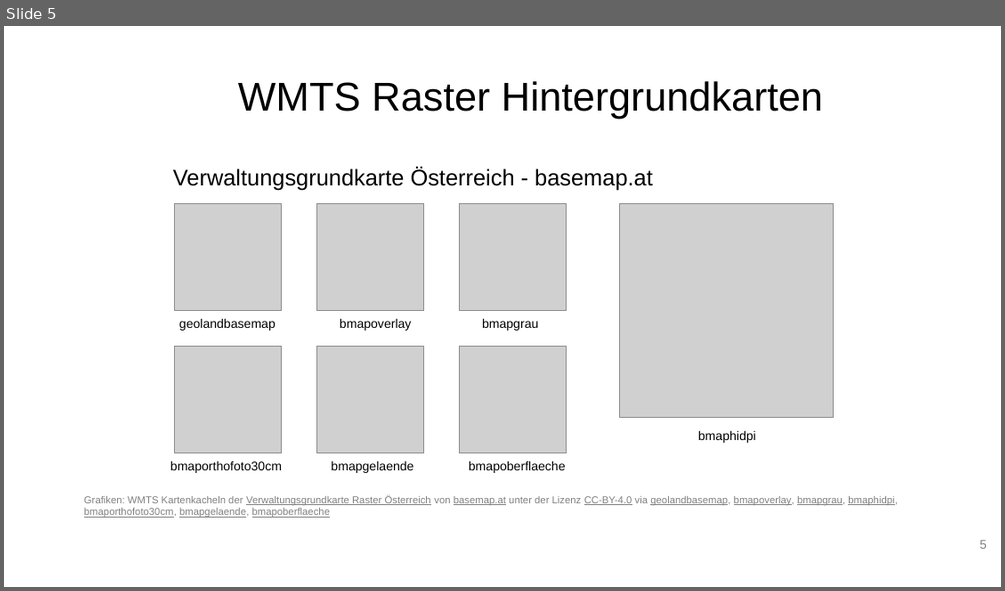
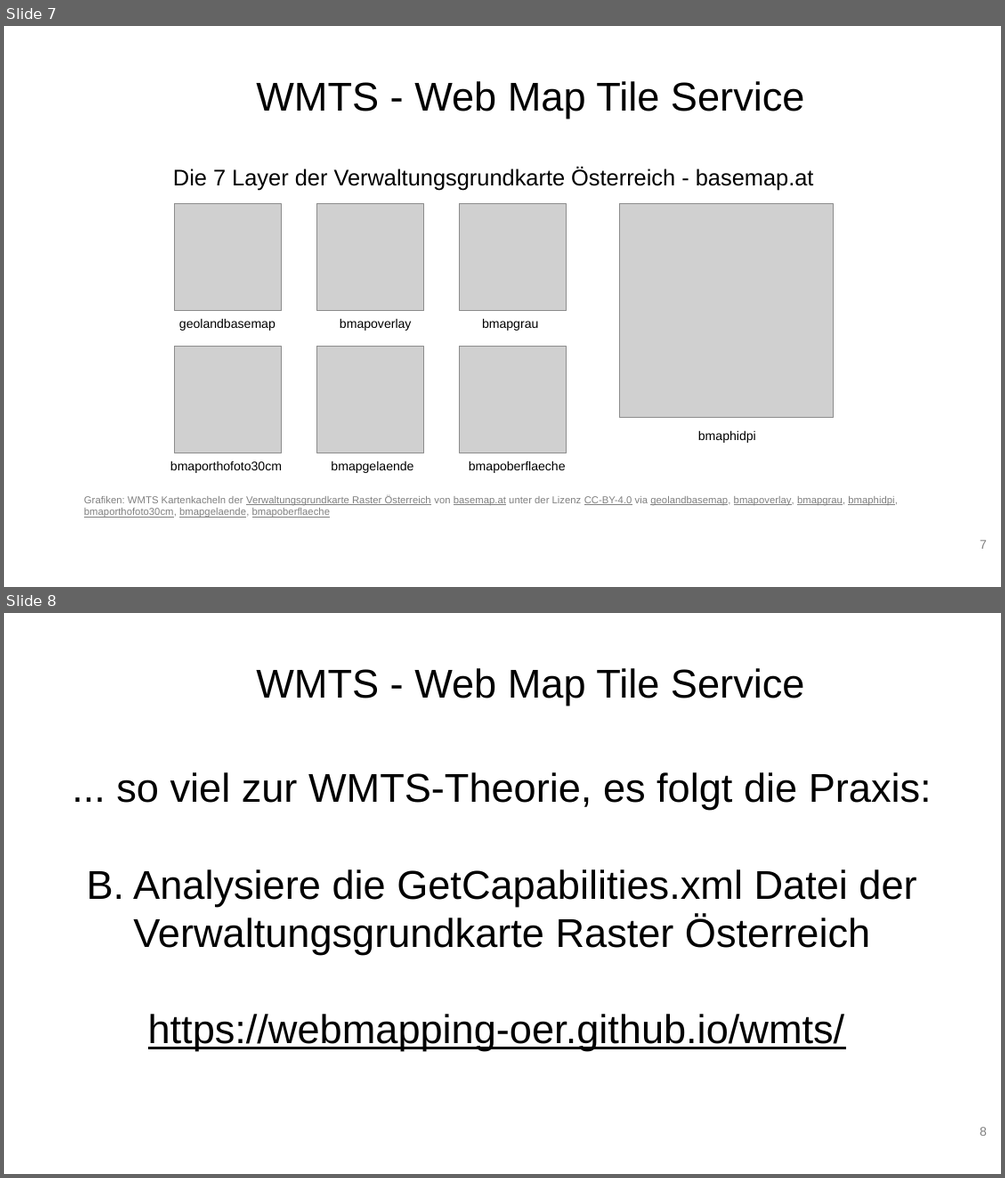
Before and after one commit to webmapping-oer/wmts, a slide deck: material/slides.odp. Shown one above the other, each under a label of ours: slide 5 before the commit, slides 7 and 8 after it. The pictures are 1005x591 and 1005x1178 pixels, drawn with LibreOffice and Linux fonts; fonts in the diff are those of the drawing; grey boxes stand for pictures; background and template pictures are left out. Boxes give left, top, right and bottom in pixels: in the first picture for what was removed or moved away, otherwise in the second. Text is boxed around its words. In the diff, an @@ line names an element or a change of style, - is before the commit and + after.

```diff
--- a/material/slides.odp
+++ b/material/slides.odp
@@ slide 8 added at box(4, 613, 1001, 1174), background #FFFFFF @@
@@ title added at box(256, 668, 805, 706), 32 pt, text #000000 @@
+WMTS - Web Map Tile Service
@@ subtitle added at box(87, 772, 931, 1051), 32 pt, text #000000 @@
+... so viel zur WMTS-Theorie, es folgt die Praxis:
+B. Analysiere die GetCapabilities.xml Datei der Verwaltungsgrundkarte Raster Österreich
+https://webmapping-oer.github.io/wmts/
@@ page number added at box(979, 1127, 987, 1135), 10 pt, text #808080 @@
+8
@@ what was slide 5 is now slide 7 @@
@@ slide 7 changed as well @@
@@ title at box(256, 81, 805, 119): text changed @@
-WMTS Raster Hintergrundkarten
+WMTS - Web Map Tile Service
@@ text at box(173, 167, 814, 190): text changed @@
-Verwaltungsgrundkarte Österreich - basemap.at
+Die 7 Layer der Verwaltungsgrundkarte Österreich - basemap.at
@@ page number at box(979, 540, 987, 548): text changed @@
-5
+7
```
Also in this commit, not shown: 3 other slides changed, 3 other slides added, 1 slide removed.
